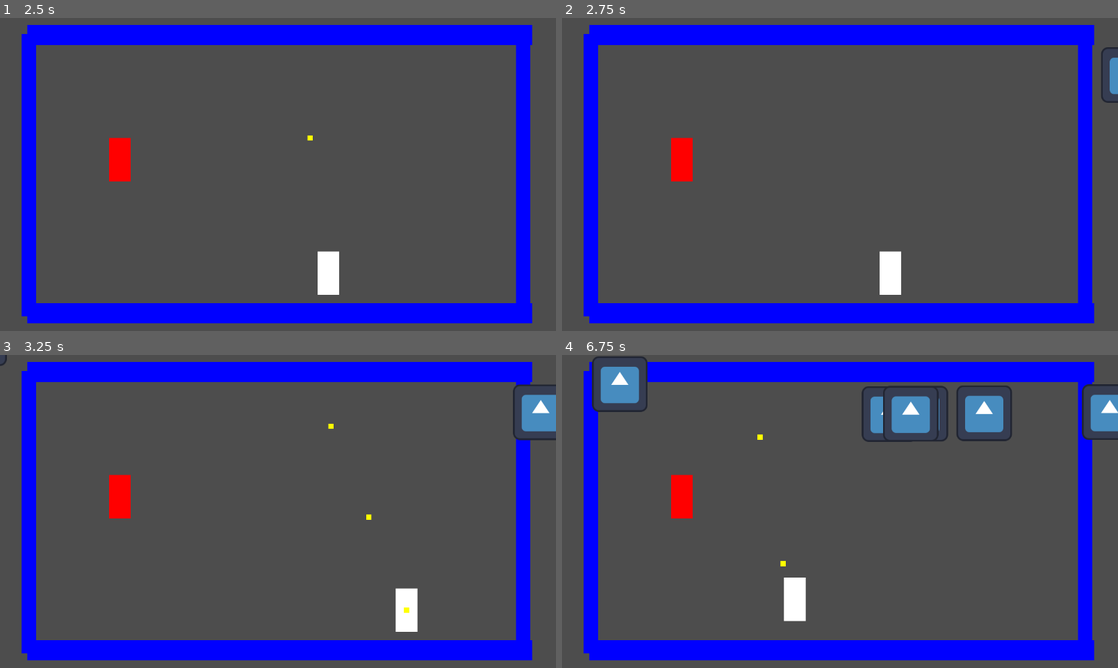
Above: before the commit, frames 1-4 (two rows, left to right).
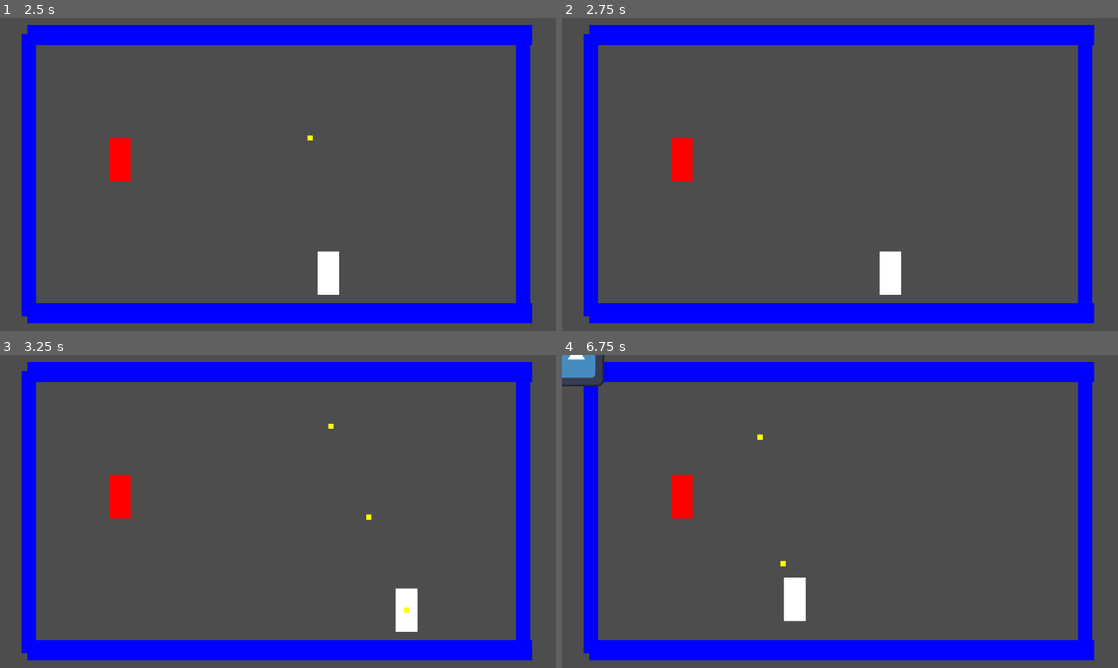
Above: after the commit, the same moments.

Repository: KDing0/GGJGodot
Game: Godot game, scene res://Misc/GameManager.tscn
The game is run twice, just before and just after one commit, with the same random seed, the same clock (stepped at 60 frames per second) and the same inputs. The engine's default icon, where the game draws it, is replaced by a stand-in: a white triangle on a blue panel in a dark square.
Inputs (mouse positions are in pixels of both pictures, inside the frame that each line leads up to):
- Up to frame 1 (2.5 s): click "Start Game" at 0.5 s; tap Enter at 1.25 s; move the mouse to (400, 158) at 1.27 s; press the mouse at (400, 158) at 1.28 s; hold Right (ui_right) 1.28-2.03 s; move the mouse to (166, 190) at 2.02 s; release the mouse at (166, 190) at 2.03 s; hold Down (ui_down) from 2.03 s (still down); click (166, 190) at 2.1 s
- Up to frame 2 (2.75 s): keep holding Down (ui_down)
- Up to frame 3 (3.25 s): move the mouse to (333, 442) at 2.77 s; release Down (ui_down) at 2.78 s; press the mouse at (333, 442) at 2.78 s; hold Right (ui_right) from 2.78 s (still down)
- Up to frame 4 (6.75 s): move the mouse to (812, 574) at 3.52 s; release Right (ui_right) at 3.53 s; release the mouse at (812, 574) at 3.53 s; hold Up (ui_up) 3.53-4.28 s; click (812, 574) at 3.6 s; move the mouse to (1006, 558) at 4.27 s; press the mouse at (1006, 558) at 4.28 s; hold Left (ui_left) 4.28-5.78 s; move the mouse to (673, 464) at 5.02 s; release the mouse at (673, 464) at 5.03 s; click (673, 464) at 5.1 s; move the mouse to (867, 511) at 5.77 s; press the mouse at (867, 511) at 5.78 s; hold Down (ui_down) 5.78-6.53 s; move the mouse to (756, 433) at 6.52 s; release the mouse at (756, 433) at 6.53 s; hold Right (ui_right) from 6.53 s (still down); click (756, 433) at 6.6 s

Frame 1 is identical in both runs. In frame 2, 0.3% of the frame differs, in the area x 97-100%, y 9-28%; in frame 3, 1.1%; in frame 4, 5.3%, in the area x 0-100%, y 0-28%.

Commit message:
Added wave system

Diff:
--- a/src/Misc/GameController.gd
+++ b/src/Misc/GameController.gd
@@ -2,30 +2,62 @@
 
 @export var tex_enemy : Array[Texture2D]
 
-@export
+@onready var waves = Waves.new()
 
 var test = 1.0
 var d = 0.0
 var rng = RandomNumberGenerator.new()
 
+var spawnTimer = Timer.new()
+var betweenWavesTimer = Timer.new()
+var enemy_batch = []
+var enemy_inBatch_counter = 0
+
 var enemyScene = preload("res://Enemy/enemy.tscn")
 
 # Called when the node enters the scene tree for the first time.
 func _ready():
-	pass # Replace with function body.
+	betweenWavesTimer.one_shot = true
+	spawnTimer.one_shot = true
+	betweenWavesTimer.timeout.connect(startWave)
+	spawnTimer.timeout.connect(_on_spawnTimer_Timeout)
+	self.add_child(betweenWavesTimer)
+	self.add_child(spawnTimer)
+	betweenWavesTimer.start(5.0)
 
 
 # Called every frame. 'delta' is the elapsed time since the previous frame.
 func _process(delta):
-	d += delta
-	if d > 1.0:
-		spawnEnemy(Enemy.EnemyTypes.ENEMY_TYPE1)
-		d = 0.0
+	pass
 
+func startWave():
+	if !waves.startWave():
+		print("No wave left! Game ended!")
+	else:
+		prepare_new_batch(0.5)
 
-func spawnEnemy(enemyType):
-	var r = rng.randi_range(1, 2)
+func prepare_new_batch(time):
+	enemy_batch = waves.next()
+	if enemy_batch.size() <= 0:
+		betweenWavesTimer.start(10.0)
+	else:
+		spawnTimer.start(time)
+
+func spawnEnemy(enemyType, path: int, speed: float):
 	var enemy_instance = enemyScene.instantiate()
-	enemy_instance.set_parameters(tex_enemy[0], test)
-	test += 1.0
-	get_node("../EnemyPaths/EnemyPath_0" + str(r)).add_child(enemy_instance)
+	enemy_instance.set_parameters(tex_enemy[0], speed)
+	get_node("../EnemyPaths/EnemyPath_0" + str(path)).add_child(enemy_instance)
+
+func _on_spawnTimer_Timeout():
+	spawnEnemy(enemy_batch[0], enemy_batch[1], enemy_batch[2])
+
+	enemy_inBatch_counter += 1
+	if enemy_batch[3] <= enemy_inBatch_counter:
+		enemy_inBatch_counter = 0
+		if enemy_batch.size() >= 5:
+			prepare_new_batch(enemy_batch[4])
+		else :
+			betweenWavesTimer.start(10.0)
+		return
+
+	spawnTimer.start(0.5)
--- /dev/null
+++ b/src/Misc/WaveSave.gd
@@ -0,0 +1,25 @@
+extends Node
+class_name Waves
+
+# EnemyType, PathID, Speed, Amount of Enemies, Time to next batch
+const wave_1 = [
+	[Enemy.EnemyTypes.ENEMY_TYPE1, 1, 5.0, 10, 2],
+	[Enemy.EnemyTypes.ENEMY_TYPE1, 2, 50.0, 10]
+]
+
+const waveMap = {0: wave_1}
+
+var currentWave : int = -1
+var currentBatch : int = -1
+
+func startWave() -> bool:
+	currentWave += 1
+	currentBatch = -1
+	print("INFO: Start wave: ", currentWave)
+	return waveMap.has(currentWave)
+
+func next() -> Array:
+	currentBatch += 1
+	if waveMap[currentWave].size() <= currentBatch:
+		return []
+	return waveMap[currentWave][currentBatch]
